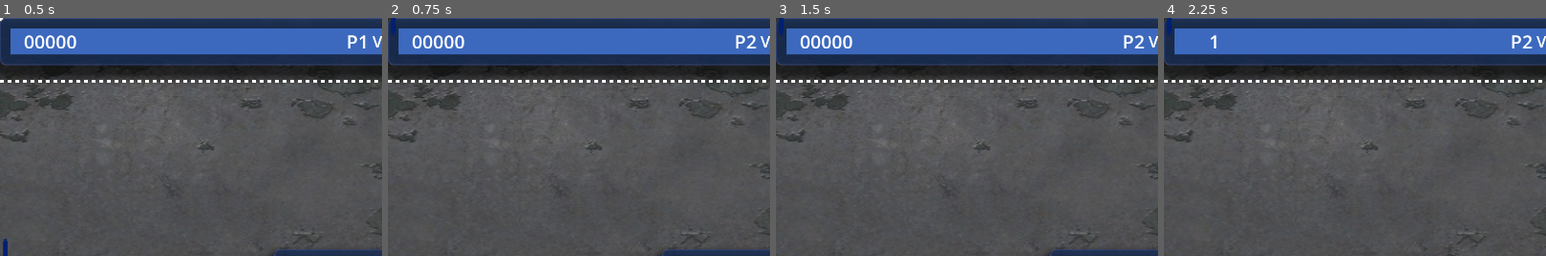
Above: before the commit, frames 1-4 (left to right).
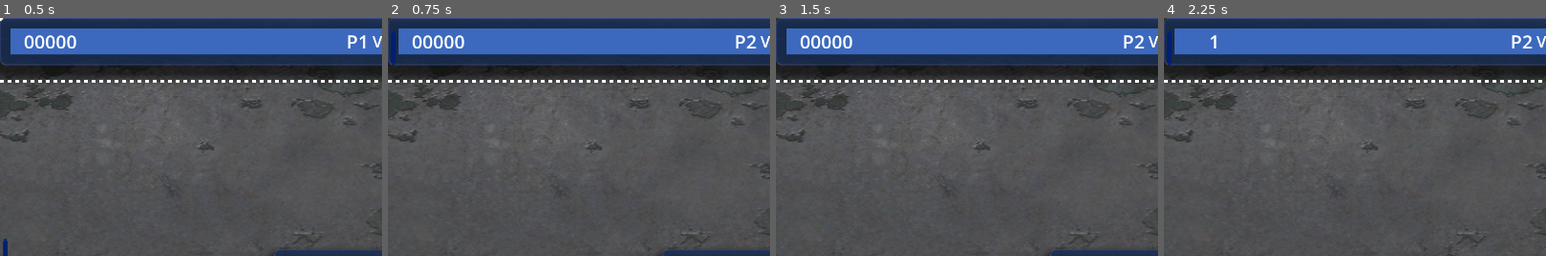
Above: after the commit, the same moments.

Repository: Fox-Alpha/Pong_Godot_4_Multiplayer
Game: Godot game, scene res://scenes/game/Pong_40.tscn
Same seed, same stepped clock (60 frames per second), same inputs: the game is played once before the commit and once after it. This scene is started directly instead of the project's main scene.
Inputs (mouse positions are % of the whole screen's width and height, from its top left):
- Up to frame 1 (0.5 s): no input
- Up to frame 2 (0.75 s): tap Enter at 0.5 s; move the mouse to (72, 45) at 0.52 s; hold W (p1_up) from 0.53 s (still down); hold Down (p2_down) from 0.53 s (still down); click (72, 45) at 0.67 s
- Up to frame 3 (1.5 s): tap Enter at 1.25 s; move the mouse to (30, 55) at 1.27 s; release W (p1_up) at 1.28 s; release Down (p2_down) at 1.28 s; hold S (p1_down) from 1.28 s (still down); tap Up (p2_up) at 1.35 s
- Up to frame 4 (2.25 s): tap Enter at 2 s; move the mouse to (60, 28) at 2.02 s; release S (p1_down) at 2.03 s; hold W (p1_up) from 2.03 s (still down); hold Down (p2_down) from 2.03 s (still down)
The pictures show only the part of the screen within x 0-50%, y 0-50%; the shares and areas given below are measured in that part.

Frame 1 is identical in both runs. In frame 2, 0.2% of the frame differs, in the area x 0-2%, y 0-20%; in frame 3, less than 0.1%; in frame 4, 0.2%.
Error before the commit: Invalid access to property or key 'PLAYER_1' on a base object of type 'int'. (res://scenes/game/playground/paddle/paddle_controller.gd:33)

Commit message:
Fix: Typeof Player Enum

Diff:
--- a/scenes/game/playground/paddle/paddle_controller.gd
+++ b/scenes/game/playground/paddle/paddle_controller.gd
@@ -5,7 +5,11 @@
 const DEFAULTCOLOR : Color = Color.WHITE
 
 @export_range(100.0,1000.0,10.0) var SPEED = 600.0
-@export_enum("PLAYER_1", "PLAYER_2") var PlayerPaddle = 0
+enum Player{
+	PLAYER_1,
+	PLAYER_2
+}
+@export var PlayerPaddle = Player.PLAYER_1
 @export_color_no_alpha var playercolor = DEFAULTCOLOR
 
 var PlayerLeftPosition : Vector2 = Vector2(10, get_viewport_rect().size.y/2)
@@ -30,10 +34,10 @@
 func _physics_process(delta):
 	var direction
 	match PlayerPaddle:
-		PlayerPaddle.PLAYER_1:
+		Player.PLAYER_1:
 			direction = Input.get_vector("", "", "p1_down", "p1_up")
 			#direction = Vector2(0, Input.get_action_strength("p1_down") - Input.get_action_strength("p1_up"))
-		PlayerPaddle.PLAYER_2:
+		Player.PLAYER_2:
 			direction = Vector2(0, Input.get_action_strength("p2_down") - Input.get_action_strength("p2_up"))
 
 	if(direction):
